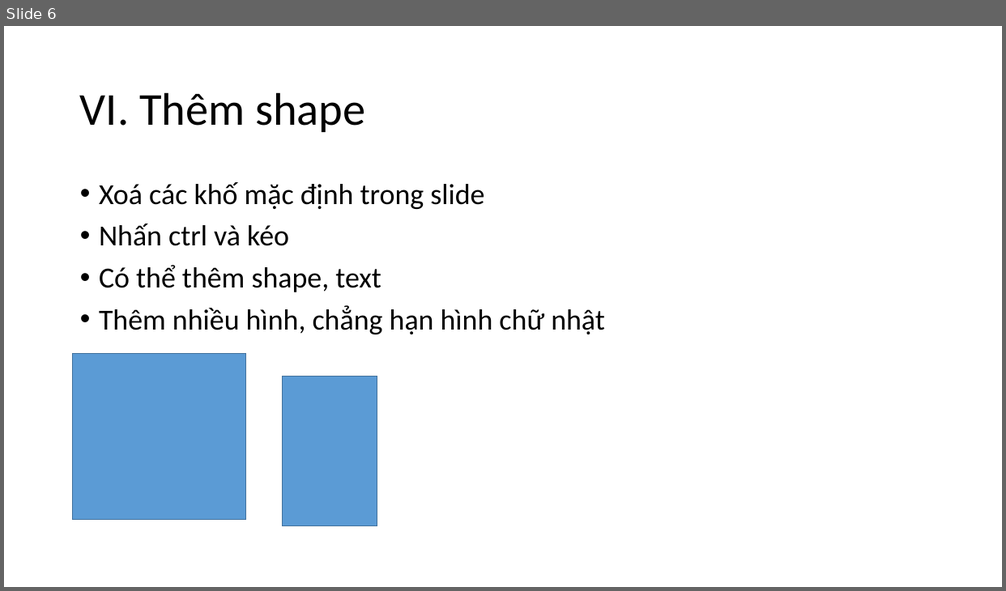
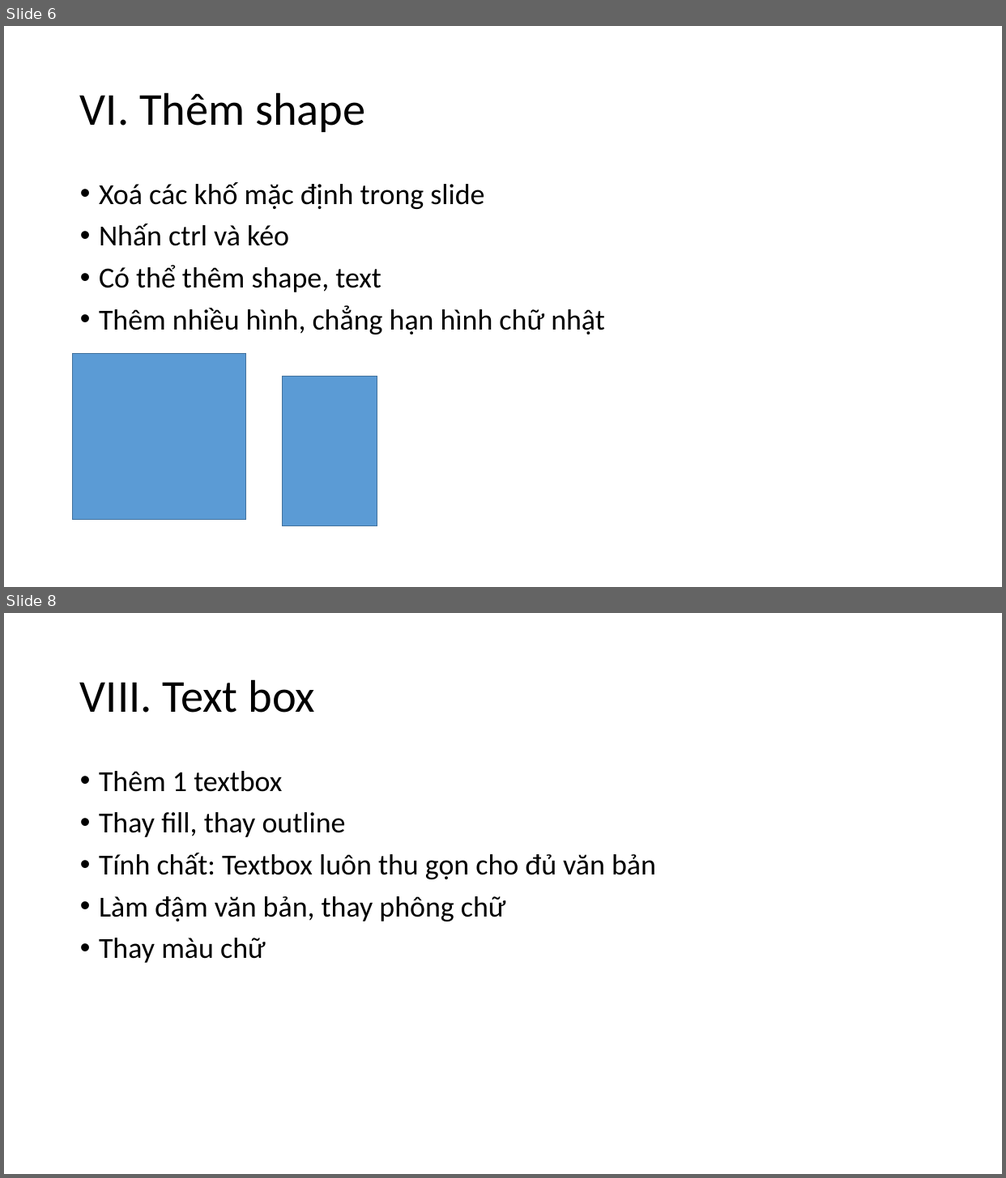
Before and after one commit to tranthanhbinh2603/PPTmasterclassV6_Powerpoint_from_A_to_Z, a slide deck: Powerpoint cơ bản.pptx. Shown one above the other, each under a label of ours: slide 6 before the commit, slides 6 and 8 after it; the slides between them are not shown. The pictures are 1006x591 and 1006x1178 pixels, drawn with LibreOffice and Linux fonts; fonts in the diff are those of the drawing. Boxes give left, top, right and bottom in pixels: in the first picture for what was removed or moved away, otherwise in the second. Text is boxed around its words. In the diff, an @@ line names an element or a change of style, - is before the commit and + after.

```diff
--- a/Powerpoint cơ bản.pptx
+++ b/Powerpoint cơ bản.pptx
@@ slide 8 added at <box>4,613,1002,1174</box>, background #FFFFFF @@
@@ title added at <box>80,679,316,713</box>, 44 pt, text #000000 @@
+VIII. Text box
@@ text added at <box>99,771,656,963</box>, 28 pt, text #000000 @@
+• Thêm 1 textbox
+• Thay fill, thay outline
+• Tính chất: Textbox luôn thu gọn cho đủ văn bản
+• Làm đậm văn bản, thay phông chữ
+• Thay màu chữ
```
Also in this commit, not shown: 1 slide changed, 4 other slides added.
